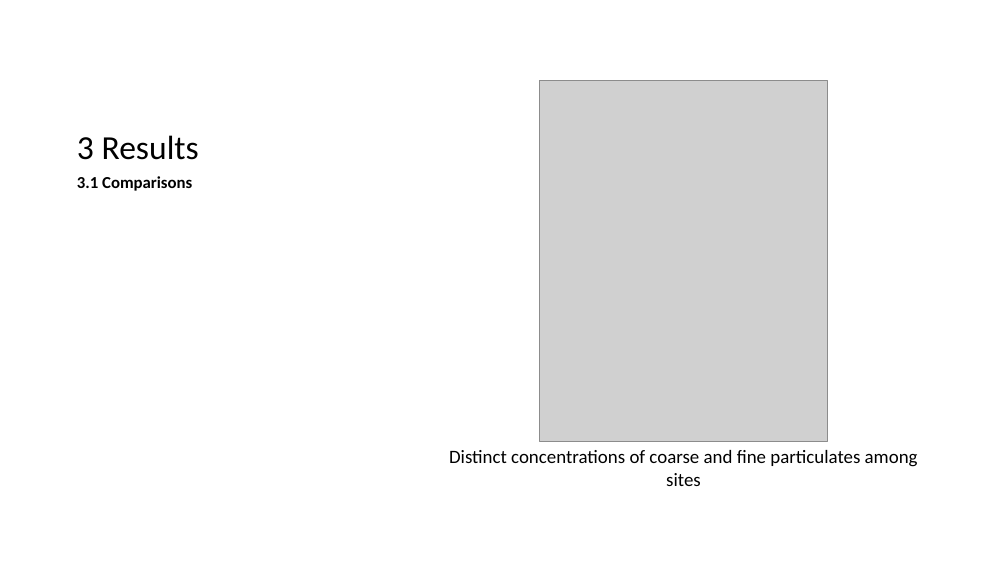
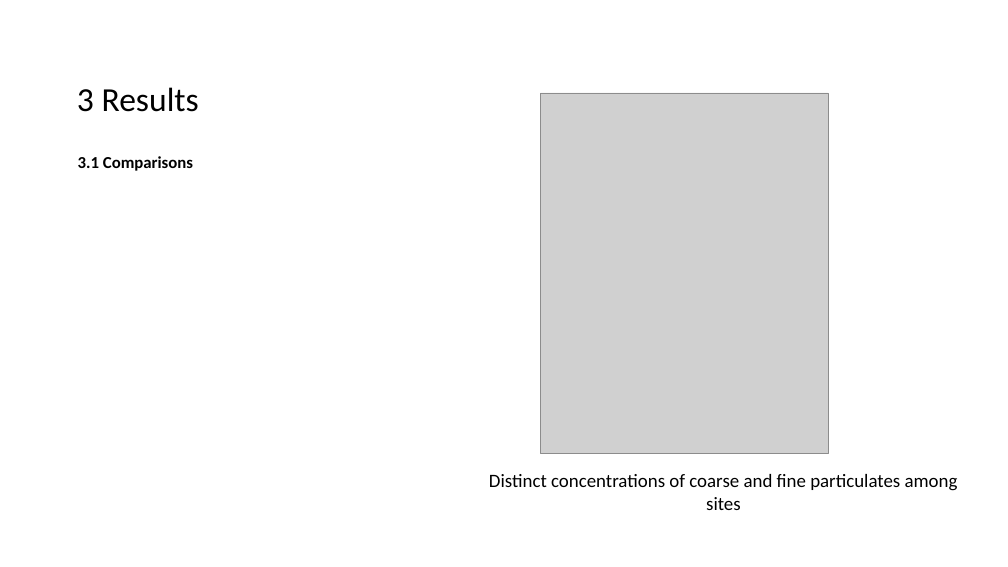
Before and after one commit to EmouAcademy/PM-manuscript, a slide deck: slide 9 of visuals/ppt_presentation.pptx. Drawn at 1008x567 pixels with LibreOffice and Linux fonts; fonts in the diff are those of the drawing; grey boxes stand for pictures. Boxes give left, top, right and bottom in pixels: in the first picture for what was removed or moved away, otherwise in the second. Text is boxed around its words. In the diff, an @@ line names an element or a change of style, - is before the commit and + after.

```diff
--- a/visuals/ppt_presentation.pptx
+++ b/visuals/ppt_presentation.pptx
@@ title "3 Results": place and size @@
-title "3 Results" at box(77, 135, 199, 160)
+title "3 Results" at box(77, 87, 199, 112)
@@ picture: place and size @@
-picture at box(540, 81, 828, 441)
+picture at box(541, 93, 829, 453)
@@ text "3.1 Comparisons": place and size @@
-text "3.1 Comparisons" at box(77, 176, 192, 191)
+text "3.1 Comparisons" at box(78, 156, 193, 171)
@@ text "Distinct concentrations of coarse and ...": place and size @@
-text "Distinct concentrations of coarse and ..." at box(449, 450, 918, 486)
+text "Distinct concentrations of coarse and ..." at box(489, 474, 958, 510)
```
Also in this commit, not shown: 10 other slides changed, 6 slides added, 5 slides removed, 23 other files.
